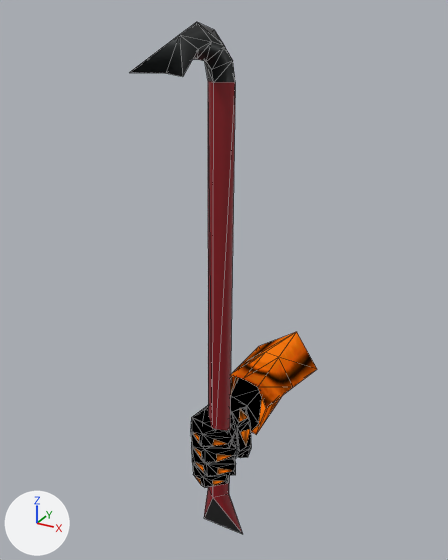
Before and after pictures for a commit that changed the glTF model custom_assets/jak1/models/viewmodel/vm_crowbar.glb.
Rendered twice from a 50 mm lens placed at (5.2, -33.0, 68.6), pointed at (-8.5, -8.1, 56.2). The lights are fixed; the arrows at lower left show +X, +Y and +Z. Mesh edges are drawn as thin lines.

Script lines for the objects in view, before the commit:
```python
ob_crowbar_reference = bpy.data.objects.new('crowbar_reference', me_crowbar_reference)
ob_crowbar_reference.location = (0.0, 0.0, 0.0)
```
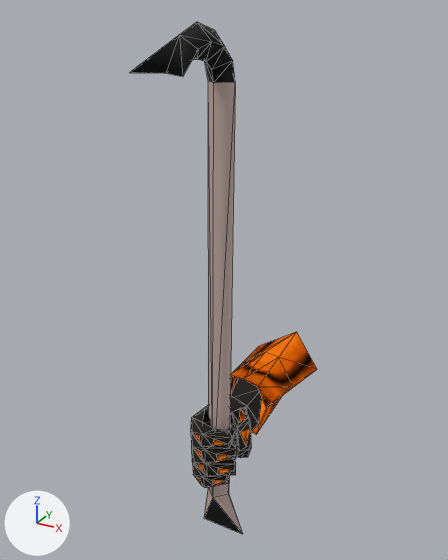
The change, as a diff of the scene's bpy script:
```diff
--- a/custom_assets/jak1/models/viewmodel/vm_crowbar.glb.py
+++ b/custom_assets/jak1/models/viewmodel/vm_crowbar.glb.py
@@ mat_chrome_red_bmp @@
 n0 = _N.new('ShaderNodeBsdfPrincipled'); n0.name = 'Principled BSDF'
-n0.inputs[0].default_value = (0.259, 0.0046, 0.0103, 1.0)  # 'Base Color', red #8b0f1a
 n1 = _N.new('ShaderNodeOutputMaterial'); n1.name = 'Material Output'
@@ mat_chrome_red_bmp @@
 n2 = _N.new('ShaderNodeTexImage'); n2.name = 'Image Texture'
 n2.image = img_chrome_red_bmp
+n3 = _N.new('ShaderNodeMapping'); n3.name = 'Mapping'
+n3.inputs[1].default_value = (-0.5, -0.5, 0.0)  # 'Location'
+n3.inputs[3].default_value = (0.5, 0.5, 1.0)  # 'Scale'
+n4 = _N.new('ShaderNodeUVMap'); n4.name = 'UV Map'
+n4.uv_map = 'UVMap'
 _L.new(n0.outputs[0], n1.inputs[0])  # 'BSDF' to 'Surface'
-_L.new(n2.outputs[0], n0.inputs[27])  # 'Color' to 'Emission Color'
+_L.new(n2.outputs[0], n0.inputs[0])  # 'Color' to 'Base Color'
+_L.new(n3.outputs[0], n2.inputs[0])  # 'Vector' to 'Vector'
+_L.new(n4.outputs[0], n3.inputs[0])  # 'UV' to 'Vector'
@@ mat_rubberglovechrome_bmp @@
 mat_rubberglovechrome_bmp = bpy.data.materials.new('rubbergloveCHROME.bmp')
-# nodes: BsdfTransparent, Emission, LightPath, MixShader, OutputMaterial, TexImage
+# nodes: BsdfPrincipled, Mapping, OutputMaterial, TexImage, UVMap
 # uses the picture img_rubberglovechrome_bmp
```

Changed parts and their boxes (x1, y1, x2, y2) in the pictures (448 x 560 px):
'crowbar_reference', recoloured
    both: (163, 22, 264, 534)
